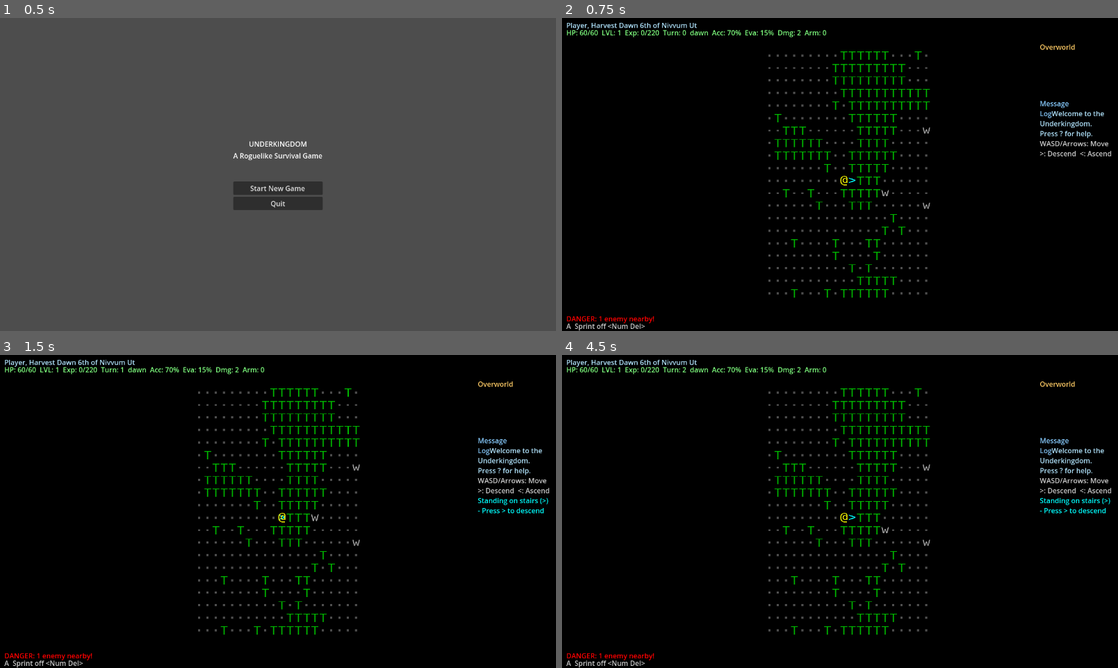
Above: before the commit, frames 1-4 (two rows, left to right).
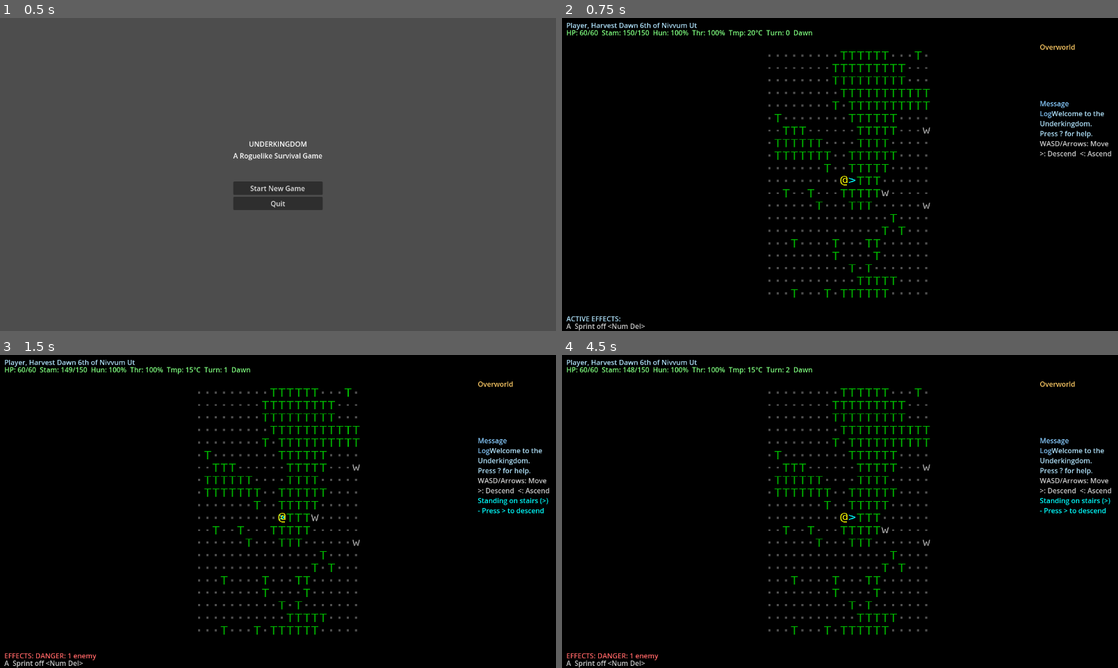
Above: after the commit, the same moments.

Repository: stevenraines/underkingdom-godot-cc
Game: Godot game, scene res://scenes/main.tscn
Same seed, same stepped clock (60 frames per second), same inputs: the game is played once before the commit and once after it.
Inputs:
- Up to frame 1 (0.5 s): no input
- Up to frame 2 (0.75 s): click "Start New Game" at 0.5 s
- Up to frame 3 (1.5 s): tap Enter at 1.25 s; hold Right (ui_right) from 1.28 s (still down); tap R at 1.35 s
- Up to frame 4 (4.5 s): tap Space at 2, 3.5 s; release Right (ui_right) at 2.03 s; hold Down (ui_down) 2.03-2.78 s; tap R every 0.75 s from 2.1 to 4.35 s; tap Enter at 2.75, 4.25 s; hold Right (ui_right) 2.78-3.53 s; hold Up (ui_up) 3.53-4.28 s; hold Left (ui_left) from 4.28 s (still down)

Frame 1 is identical in both runs. In frame 2, 0.7% of the frame differs, in the area x 0-48%, y 3-98%; in frame 3, 0.7%; in frame 4, 0.7%.

Commit message:
Implement Phase 1.9: Survival Systems
- Add SurvivalSystem class with hunger, thirst, temperature, stamina, fatigue
- Hunger drains 1/20 turns, thirst drains 1/15 turns
- Temperature varies by location type (dungeon=12°C, woodland=18°C) and time of day
- Stamina costs: movement=1, attack=3; regenerates when not acting
- Fatigue accumulates slowly and increases when stamina depleted
- Stat modifiers apply penalties at low survival levels
- Health drain at critical hunger/thirst/temperature levels
- Add survival signals to EventBus
- Integrate survival into Entity, Player, TurnManager
- Update HUD with survival stats display (stamina, hunger, thirst, temp)
- Add survival effects display and warning messages
- Create implementation tracking document

Diff:
--- a/autoload/event_bus.gd
+++ b/autoload/event_bus.gd
@@ -24,5 +24,10 @@
 signal combat_message(message: String, color: Color)
 signal player_died()
 
+# Survival signals
+signal survival_stat_changed(stat_name: String, old_value: float, new_value: float)
+signal survival_warning(message: String, severity: String)
+signal stamina_depleted()
+
 func _ready() -> void:
 	print("EventBus initialized")
--- a/autoload/turn_manager.gd
+++ b/autoload/turn_manager.gd
@@ -29,6 +29,9 @@
 	current_turn += 1
 	_update_time_of_day()
 
+	# Process player survival systems
+	_process_player_survival()
+
 	# Process enemy turns
 	EntityManager.process_entity_turns()
 
@@ -36,6 +39,15 @@
 
 	# Reset player turn flag
 	is_player_turn = true
+
+## Process player survival systems each turn
+func _process_player_survival() -> void:
+	if EntityManager.player and EntityManager.player.survival:
+		var effects = EntityManager.player.process_survival_turn(current_turn)
+
+		# Emit warnings if any
+		for warning in effects.get("warnings", []):
+			EventBus.survival_warning.emit(warning, _get_warning_severity(warning))
 
 ## Get current time of day period based on turn number
 func get_time_of_day() -> String:
@@ -62,3 +74,14 @@
 func wait_for_player() -> void:
 	is_player_turn = false
 	await EventBus.turn_advanced
+
+## Get severity level for a warning message
+func _get_warning_severity(warning: String) -> String:
+	if "dying" in warning or "death" in warning or "starving to" in warning:
+		return "critical"
+	elif "starving" in warning or "dehydrated" in warning or "freezing" in warning or "overheating" in warning or "exhausted" in warning:
+		return "severe"
+	elif "very" in warning or "severely" in warning:
+		return "warning"
+	else:
+		return "minor"
--- a/entities/entity.gd
+++ b/entities/entity.gd
@@ -35,6 +35,16 @@
 var base_damage: int = 1  # Unarmed/natural weapon damage
 var armor: int = 0  # Damage reduction
 
+# Stat modifiers from survival/effects (applied on top of base attributes)
+var stat_modifiers: Dictionary = {
+	"STR": 0,
+	"DEX": 0,
+	"CON": 0,
+	"INT": 0,
+	"WIS": 0,
+	"CHA": 0
+}
+
 # Components (composition pattern)
 var components: Dictionary = {}  # component_name -> component instance
 
@@ -68,6 +78,23 @@
 	blocks_movement = false
 	EventBus.entity_died.emit(self)
 
+## Get effective attribute value (base + modifiers)
+func get_effective_attribute(attr_name: String) -> int:
+	var base_value = attributes.get(attr_name, 10)
+	var modifier = stat_modifiers.get(attr_name, 0)
+	return max(1, base_value + modifier)
+
+## Apply stat modifiers (from survival, effects, etc.)
+func apply_stat_modifiers(modifiers: Dictionary) -> void:
+	for stat_name in modifiers:
+		if stat_name in stat_modifiers:
+			stat_modifiers[stat_name] = modifiers[stat_name]
+
+## Clear all stat modifiers
+func clear_stat_modifiers() -> void:
+	for stat_name in stat_modifiers:
+		stat_modifiers[stat_name] = 0
+
 ## Add a component
 func add_component(component_name: String, component: Variant) -> void:
 	components[component_name] = component
--- a/entities/player.gd
+++ b/entities/player.gd
@@ -7,8 +7,10 @@
 
 # Preload combat system to ensure it's available
 const _CombatSystem = preload("res://systems/combat_system.gd")
+const _SurvivalSystem = preload("res://systems/survival_system.gd")
 
 var perception_range: int = 10
+var survival: SurvivalSystem = null
 
 func _init() -> void:
 	super("player", Vector2i(10, 10), "@", Color(1.0, 1.0, 0.0), true)
@@ -25,8 +27,14 @@
 	# Perception range calculated from WIS: Base 5 + (WIS / 2)
 	perception_range = 5 + int(attributes["WIS"] / 2.0)
 
+	# Initialize survival system
+	survival = _SurvivalSystem.new(self)
+
 ## Attempt to attack a target entity
 func attack(target: Entity) -> Dictionary:
+	# Consume stamina for attack
+	if survival and not survival.consume_stamina(survival.STAMINA_COST_ATTACK):
+		return {"hit": false, "no_stamina": true}
 	return _CombatSystem.attempt_attack(self, target)
 
 ## Attempt to move in a direction
@@ -35,12 +43,44 @@
 
 	# Check if new position is walkable
 	if MapManager.current_map and MapManager.current_map.is_walkable(new_pos):
+		# Consume stamina for movement
+		if survival and not survival.consume_stamina(survival.STAMINA_COST_MOVE):
+			return false  # Can't move without stamina
+
 		var old_pos = position
 		position = new_pos
 		EventBus.player_moved.emit(old_pos, new_pos)
 		return true
 
 	return false
+
+## Process survival systems for a turn
+func process_survival_turn(turn_number: int) -> Dictionary:
+	if not survival:
+		return {}
+
+	# Update temperature based on current location and time
+	var map_id = MapManager.current_map.map_id if MapManager.current_map else "overworld"
+	survival.update_temperature(map_id, TurnManager.time_of_day)
+
+	# Process survival effects
+	var effects = survival.process_turn(turn_number)
+
+	# Apply stat modifiers from survival
+	apply_stat_modifiers(survival.get_stat_modifiers())
+
+	# Update perception range based on survival effects
+	var survival_effects = survival._calculate_survival_effects()
+	var base_perception = 5 + int(attributes["WIS"] / 2.0)
+	perception_range = max(2, base_perception + survival_effects.perception_modifier)
+
+	return effects
+
+## Regenerate stamina (called when waiting/not acting)
+func regenerate_stamina() -> void:
+	if survival:
+		var effects = survival._calculate_survival_effects()
+		survival.regenerate_stamina(effects.stamina_regen_modifier)
 
 ## Interact with the tile the player is standing on
 func interact_with_tile() -> void:
--- a/scenes/game.gd
+++ b/scenes/game.gd
@@ -61,6 +61,8 @@
 	EventBus.entity_died.connect(_on_entity_died)
 	EventBus.attack_performed.connect(_on_attack_performed)
 	EventBus.player_died.connect(_on_player_died)
+	EventBus.survival_warning.connect(_on_survival_warning)
+	EventBus.stamina_depleted.connect(_on_stamina_depleted)
 
 	# Update HUD
 	_update_hud()
@@ -148,6 +150,26 @@
 ## Called when turn advances
 func _on_turn_advanced(_turn_number: int) -> void:
 	_update_hud()
+	_update_survival_display()
+
+## Called when a survival warning is triggered
+func _on_survival_warning(message: String, severity: String) -> void:
+	var color: Color
+	match severity:
+		"critical":
+			color = Color.RED
+		"severe":
+			color = Color(1.0, 0.4, 0.2)  # Orange-red
+		"warning":
+			color = Color(1.0, 0.7, 0.2)  # Orange
+		_:
+			color = Color(0.8, 0.8, 0.5)  # Dim yellow
+
+	_add_message(message, color)
+
+## Called when stamina is depleted
+func _on_stamina_depleted() -> void:
+	_add_message("You are out of stamina!", Color(1.0, 0.5, 0.5))
 
 ## Called when any entity moves
 func _on_entity_moved(entity: Entity, old_pos: Vector2i, new_pos: Vector2i) -> void:
@@ -238,57 +260,93 @@
 		@warning_ignore("integer_division")
 		character_info_label.text = "Player, Harvest Dawn %dth of Nivvum Ut" % (TurnManager.current_turn / 1000 + 6)
 
-	# Update status line with all stats
+	# Update status line with health and survival
 	if status_line:
 		# Health with color coding
-		var hp_percent = float(player.current_health) / float(player.max_health)
 		var hp_text = "HP: %d/%d" % [player.current_health, player.max_health]
-
-		var level_text = "LVL: 1"
-		var exp_text = "Exp: 0/220"
 		var turn_text = "Turn: %d" % TurnManager.current_turn
-		var time_text = TurnManager.time_of_day
-
-		# Combat stats
-		var acc_text = "Acc: %d%%" % CombatSystem.get_accuracy(player)
-		var eva_text = "Eva: %d%%" % CombatSystem.get_evasion(player)
-		var dmg_text = "Dmg: %d" % player.base_damage
-		var arm_text = "Arm: %d" % player.armor
-
-		status_line.text = "%s  %s  %s  %s  %s  %s  %s  %s  %s" % [
-			hp_text, level_text, exp_text, turn_text, time_text,
-			acc_text, eva_text, dmg_text, arm_text
-		]
-
-		# Color code based on health
-		var hp_color: Color
-		if hp_percent > 0.75:
-			hp_color = Color(0.5, 1.0, 0.5)  # Green - healthy
-		elif hp_percent > 0.5:
-			hp_color = Color(1.0, 1.0, 0.3)  # Yellow - wounded
-		elif hp_percent > 0.25:
-			hp_color = Color(1.0, 0.6, 0.2)  # Orange - hurt
-		else:
-			hp_color = Color(1.0, 0.3, 0.3)  # Red - critical
-
-		status_line.add_theme_color_override("font_color", hp_color)
+		var time_text = TurnManager.time_of_day.capitalize()
+
+		# Survival stats (if available)
+		var survival_text = ""
+		if player.survival:
+			var s = player.survival
+			var stam_text = "Stam: %d/%d" % [int(s.stamina), int(s.get_max_stamina())]
+			var hunger_text = "Hun: %d%%" % int(s.hunger)
+			var thirst_text = "Thr: %d%%" % int(s.thirst)
+			var temp_text = "Tmp: %d°C" % int(s.temperature)
+			survival_text = "  %s  %s  %s  %s" % [stam_text, hunger_text, thirst_text, temp_text]
+
+		status_line.text = "%s%s  %s  %s" % [hp_text, survival_text, turn_text, time_text]
+
+		# Color code based on most critical state
+		var status_color = _get_status_color()
+		status_line.add_theme_color_override("font_color", status_color)
 
 	# Update location
 	if location_label:
 		var map_name = MapManager.current_map.map_id if MapManager.current_map else "Unknown"
 		location_label.text = map_name.replace("_", " ").capitalize()
 
-	# Update active effects with nearby enemy count
-	if active_effects_label:
-		var nearby_enemies = _count_nearby_enemies()
-		if nearby_enemies > 0:
-			active_effects_label.text = "DANGER: %d enem%s nearby!" % [
-				nearby_enemies, "y" if nearby_enemies == 1 else "ies"
-			]
-			active_effects_label.add_theme_color_override("font_color", Color.RED)
+## Get status line color based on player state
+func _get_status_color() -> Color:
+	if not player:
+		return Color(0.5, 1.0, 0.5)
+
+	var hp_percent = float(player.current_health) / float(player.max_health)
+
+	# Check survival critical states
+	if player.survival:
+		var s = player.survival
+		if s.hunger <= 0 or s.thirst <= 0 or s.temperature < 0 or s.temperature > 40:
+			return Color.RED  # Critical survival
+		if s.hunger <= 25 or s.thirst <= 25:
+			return Color(1.0, 0.4, 0.4)  # Severe survival
+
+	# Health-based colors
+	if hp_percent > 0.75:
+		return Color(0.5, 1.0, 0.5)  # Green - healthy
+	elif hp_percent > 0.5:
+		return Color(1.0, 1.0, 0.3)  # Yellow - wounded
+	elif hp_percent > 0.25:
+		return Color(1.0, 0.6, 0.2)  # Orange - hurt
+	else:
+		return Color(1.0, 0.3, 0.3)  # Red - critical
+
+## Update survival-specific display elements
+func _update_survival_display() -> void:
+	if not player or not player.survival or not active_effects_label:
+		return
+
+	var s = player.survival
+	var effects_list: Array[String] = []
+
+	# Check for survival effects
+	if s.hunger <= 50:
+		effects_list.append(s.get_hunger_state().capitalize())
+	if s.thirst <= 50:
+		effects_list.append(s.get_thirst_state().capitalize())
+	if s.temperature < 15 or s.temperature > 25:
+		effects_list.append(s.get_temperature_state().capitalize())
+	if s.fatigue >= 25:
+		effects_list.append(s.get_fatigue_state().capitalize())
+
+	# Check for nearby enemies
+	var nearby_enemies = _count_nearby_enemies()
+	if nearby_enemies > 0:
+		effects_list.append("DANGER: %d enem%s" % [nearby_enemies, "y" if nearby_enemies == 1 else "ies"])
+
+	# Update display
+	if effects_list.size() > 0:
+		active_effects_label.text = "EFFECTS: " + ", ".join(effects_list)
+		# Color based on severity
+		if s.hunger <= 25 or s.thirst <= 25 or s.temperature < 10 or s.temperature > 30 or nearby_enemies > 0:
+			active_effects_label.add_theme_color_override("font_color", Color(1.0, 0.4, 0.4))
 		else:
-			active_effects_label.text = "ACTIVE EFFECTS: None"
-			active_effects_label.add_theme_color_override("font_color", Color(0.7, 0.9, 1.0))
+			active_effects_label.add_theme_color_override("font_color", Color(1.0, 0.8, 0.4))
+	else:
+		active_effects_label.text = "EFFECTS: None"
+		active_effects_label.add_theme_color_override("font_color", Color(0.7, 0.9, 1.0))
 
 ## Count enemies within aggro range of player
 func _count_nearby_enemies() -> int:
--- /dev/null
+++ b/systems/survival_system.gd
@@ -0,0 +1,390 @@
+class_name SurvivalSystem
+extends RefCounted
+
+## SurvivalSystem - Manages all survival mechanics
+##
+## Tracks hunger, thirst, temperature, stamina, and fatigue.
+## Applies effects based on survival state thresholds.
+
+# Current survival stats
+var hunger: float = 100.0  # 0-100, starts full
+var thirst: float = 100.0  # 0-100, starts full
+var temperature: float = 20.0  # °C, comfortable default
+var stamina: float = 100.0  # Current stamina
+var base_max_stamina: float = 100.0  # Before fatigue reduction
+var fatigue: float = 0.0  # 0-100, starts rested
+
+# Drain rates (turns between 1 point drain)
+const HUNGER_DRAIN_RATE: int = 20
+const THIRST_DRAIN_RATE: int = 15
+const FATIGUE_GAIN_RATE: int = 100  # Turns per 1 fatigue
+
+# Stamina costs
+const STAMINA_COST_MOVE: int = 1
+const STAMINA_COST_ATTACK: int = 3
+const STAMINA_COST_SPRINT: int = 5
+const STAMINA_COST_HEAVY_ATTACK: int = 6
+
+# Temperature thresholds (°C)
+const TEMP_FREEZING: float = 0.0
+const TEMP_COLD: float = 10.0
+const TEMP_COOL: float = 15.0
+const TEMP_WARM: float = 25.0
+const TEMP_HOT: float = 30.0
+const TEMP_HYPERTHERMIA: float = 40.0
+
+# Base temperatures
+const TEMP_WOODLAND_BASE: float = 18.0
+const TEMP_DUNGEON_BASE: float = 12.0
+
+# Time of day temperature modifiers
+const TEMP_MOD_DAWN: float = -3.0
+const TEMP_MOD_DAY: float = 0.0
+const TEMP_MOD_DUSK: float = -2.0
+const TEMP_MOD_NIGHT: float = -8.0
+
+# Track turns for periodic effects
+var _last_hunger_drain_turn: int = 0
+var _last_thirst_drain_turn: int = 0
+var _last_fatigue_turn: int = 0
+var _last_health_drain_turn: int = 0
+
+# Owner reference
+var _owner: Entity = null
+
+func _init(owner: Entity = null) -> void:
+	_owner = owner
+	if owner:
+		# Calculate base max stamina from CON: 50 + CON × 10
+		base_max_stamina = 50.0 + owner.attributes.get("CON", 10) * 10.0
+		stamina = base_max_stamina
+
+## Get effective max stamina (reduced by fatigue)
+func get_max_stamina() -> float:
+	# Fatigue reduces max stamina by fatigue%
+	var fatigue_reduction = base_max_stamina * (fatigue / 100.0)
+	return max(10.0, base_max_stamina - fatigue_reduction)
+
+## Process survival effects for a turn
+func process_turn(turn_number: int) -> Dictionary:
+	var effects: Dictionary = {
+		"hunger_drained": false,
+		"thirst_drained": false,
+		"fatigue_gained": false,
+		"health_damage": 0,
+		"stat_modifiers": {},
+		"warnings": []
+	}
+
+	# Drain hunger
+	if turn_number - _last_hunger_drain_turn >= HUNGER_DRAIN_RATE:
+		hunger = max(0.0, hunger - 1.0)
+		_last_hunger_drain_turn = turn_number
+		effects.hunger_drained = true
+		EventBus.survival_stat_changed.emit("hunger", hunger + 1.0, hunger)
+
+	# Drain thirst (faster than hunger)
+	if turn_number - _last_thirst_drain_turn >= THIRST_DRAIN_RATE:
+		var thirst_drain = 1.0
+		# Hot temperature accelerates thirst drain
+		if temperature > TEMP_HOT:
+			thirst_drain = 2.0
+		thirst = max(0.0, thirst - thirst_drain)
+		_last_thirst_drain_turn = turn_number
+		effects.thirst_drained = true
+		EventBus.survival_stat_changed.emit("thirst", thirst + thirst_drain, thirst)
+
+	# Accumulate fatigue over time
+	if turn_number - _last_fatigue_turn >= FATIGUE_GAIN_RATE:
+		fatigue = min(100.0, fatigue + 1.0)
+		_last_fatigue_turn = turn_number
+		effects.fatigue_gained = true
+		EventBus.survival_stat_changed.emit("fatigue", fatigue - 1.0, fatigue)
+
+	# Calculate and apply survival effects
+	var survival_effects = _calculate_survival_effects()
+	effects.stat_modifiers = survival_effects.stat_modifiers
+
+	# Health drain from critical states
+	var health_drain_interval = survival_effects.health_drain_interval
+	if health_drain_interval > 0:
+		if turn_number - _last_health_drain_turn >= health_drain_interval:
+			effects.health_damage = 1
+			_last_health_drain_turn = turn_number
+			if _owner:
+				_owner.take_damage(1)
+
+	# Generate warnings
+	effects.warnings = _generate_warnings()
+
+	return effects
+
+## Calculate stat modifiers and effects from survival state
+func _calculate_survival_effects() -> Dictionary:
+	var result: Dictionary = {
+		"stat_modifiers": {
+			"STR": 0,
+			"DEX": 0,
+			"CON": 0,
+			"INT": 0,
+			"WIS": 0,
+			"CHA": 0
+		},
+		"stamina_regen_modifier": 1.0,
+		"max_stamina_modifier": 1.0,
+		"perception_modifier": 0,
+		"health_drain_interval": 0  # 0 = no drain
+	}
+
+	# Hunger effects
+	if hunger <= 0:
+		result.stat_modifiers["STR"] -= 3
+		result.stat_modifiers["DEX"] -= 2
+		result.health_drain_interval = _min_positive(result.health_drain_interval, 10)
+	elif hunger <= 25:
+		result.stat_modifiers["STR"] -= 2
+		result.stamina_regen_modifier *= 0.25
+		result.health_drain_interval = _min_positive(result.health_drain_interval, 50)
+	elif hunger <= 50:
+		result.stat_modifiers["STR"] -= 1
+		result.stamina_regen_modifier *= 0.5
+	elif hunger <= 75:
+		result.stamina_regen_modifier *= 0.75
+
+	# Thirst effects (more severe)
+	if thirst <= 0:
+		result.stat_modifiers["STR"] -= 2
+		result.stat_modifiers["DEX"] -= 2
+		result.stat_modifiers["WIS"] -= 3
+		result.max_stamina_modifier *= 0.5
+		result.health_drain_interval = _min_positive(result.health_drain_interval, 5)
+	elif thirst <= 25:
+		result.stat_modifiers["WIS"] -= 2
+		result.max_stamina_modifier *= 0.6
+		result.health_drain_interval = _min_positive(result.health_drain_interval, 25)
+	elif thirst <= 50:
+		result.stat_modifiers["WIS"] -= 1
+		result.max_stamina_modifier *= 0.6
+		result.perception_modifier -= 2
+	elif thirst <= 75:
+		result.max_stamina_modifier *= 0.8
+
+	# Temperature effects
+	if temperature < TEMP_FREEZING:
+		result.stat_modifiers["DEX"] -= 3
+		result.stamina_regen_modifier *= 0.25
+		result.health_drain_interval = _min_positive(result.health_drain_interval, 10)
+	elif temperature < TEMP_COLD:
+		result.stat_modifiers["DEX"] -= 1
+		result.stamina_regen_modifier *= 0.5
+	elif temperature < TEMP_COOL:
+		result.stamina_regen_modifier *= 0.75
+	elif temperature > TEMP_HYPERTHERMIA:
+		result.stat_modifiers["INT"] -= 2
+		result.stat_modifiers["WIS"] -= 2
+		result.health_drain_interval = _min_positive(result.health_drain_interval, 10)
+	elif temperature > TEMP_HOT:
+		result.stat_modifiers["INT"] -= 1
+		# Thirst drain handled in process_turn
+
+	return result
+
+## Helper to get minimum positive value (for health drain intervals)
+func _min_positive(a: int, b: int) -> int:
+	if a <= 0:
+		return b
+	if b <= 0:
+		return a
+	return min(a, b)
+
+## Generate warning messages based on survival state
+func _generate_warnings() -> Array[String]:
+	var warnings: Array[String] = []
+
+	# Hunger warnings
+	if hunger <= 0:
+		warnings.append("You are starving to death!")
+	elif hunger <= 25:
+		warnings.append("You are starving!")
+	elif hunger <= 50:
+		warnings.append("You are very hungry.")
+
+	# Thirst warnings
+	if thirst <= 0:
+		warnings.append("You are dying of thirst!")
+	elif thirst <= 25:
+		warnings.append("You are severely dehydrated!")
+	elif thirst <= 50:
+		warnings.append("You are very thirsty.")
+
+	# Temperature warnings
+	if temperature < TEMP_FREEZING:
+		warnings.append("You are freezing!")
+	elif temperature < TEMP_COLD:
+		warnings.append("You are cold.")
+	elif temperature > TEMP_HYPERTHERMIA:
+		warnings.append("You are overheating!")
+	elif temperature > TEMP_HOT:
+		warnings.append("You are hot.")
+
+	# Fatigue warnings
+	if fatigue >= 90:
+		warnings.append("You are exhausted!")
+	elif fatigue >= 75:
+		warnings.append("You are very tired.")
+	elif fatigue >= 50:
+		warnings.append("You are tired.")
+
+	# Stamina warnings
+	if stamina <= 0:
+		warnings.append("You have no stamina!")
+	elif stamina <= get_max_stamina() * 0.25:
+		warnings.append("You are low on stamina.")
+
+	return warnings
+
+## Consume stamina for an action
+## Returns true if action can proceed, false if not enough stamina
+func consume_stamina(amount: int) -> bool:
+	if stamina < amount:
+		EventBus.stamina_depleted.emit()
+		# Increase fatigue when trying to act without stamina
+		fatigue = min(100.0, fatigue + 2.0)
+		return false
+
+	var old_stamina = stamina
+	stamina = max(0.0, stamina - amount)
+	EventBus.survival_stat_changed.emit("stamina", old_stamina, stamina)
+
+	# If stamina hit 0, increase fatigue
+	if stamina <= 0:
+		fatigue = min(100.0, fatigue + 1.0)
+		EventBus.stamina_depleted.emit()
+
+	return true
+
+## Regenerate stamina (called when not acting)
+func regenerate_stamina(regen_modifier: float = 1.0) -> void:
+	var max_stam = get_max_stamina()
+	if stamina >= max_stam:
+		return
+
+	# Base regen: 1 per turn, modified by survival effects
+	var regen_amount = 1.0 * regen_modifier
+	var old_stamina = stamina
+	stamina = min(max_stam, stamina + regen_amount)
+
+	if stamina != old_stamina:
+		EventBus.survival_stat_changed.emit("stamina", old_stamina, stamina)
+
+## Update temperature based on environment
+func update_temperature(map_id: String, time_of_day: String) -> void:
+	var old_temp = temperature
+
+	# Determine base temperature
+	var base_temp: float
+	if map_id.begins_with("dungeon_"):
+		base_temp = TEMP_DUNGEON_BASE
+	else:
+		base_temp = TEMP_WOODLAND_BASE
+
+	# Apply time of day modifier (only for overworld)
+	var time_modifier: float = 0.0
+	if not map_id.begins_with("dungeon_"):
+		match time_of_day:
+			"dawn":
+				time_modifier = TEMP_MOD_DAWN
+			"day":
+				time_modifier = TEMP_MOD_DAY
+			"dusk":
+				time_modifier = TEMP_MOD_DUSK
+			"night":
+				time_modifier = TEMP_MOD_NIGHT
+
+	temperature = base_temp + time_modifier
+
+	if temperature != old_temp:
+		EventBus.survival_stat_changed.emit("temperature", old_temp, temperature)
+
+## Get current hunger state as string
+func get_hunger_state() -> String:
+	if hunger <= 0:
+		return "starving"
+	elif hunger <= 25:
+		return "famished"
+	elif hunger <= 50:
+		return "hungry"
+	elif hunger <= 75:
+		return "peckish"
+	else:
+		return "satisfied"
+
+## Get current thirst state as string
+func get_thirst_state() -> String:
+	if thirst <= 0:
+		return "dehydrated"
+	elif thirst <= 25:
+		return "parched"
+	elif thirst <= 50:
+		return "thirsty"
+	elif thirst <= 75:
+		return "dry"
+	else:
+		return "hydrated"
+
+## Get current temperature state as string
+func get_temperature_state() -> String:
+	if temperature < TEMP_FREEZING:
+		return "freezing"
+	elif temperature < TEMP_COLD:
+		return "cold"
+	elif temperature < TEMP_COOL:
+		return "cool"
+	elif temperature <= TEMP_WARM:
+		return "comfortable"
+	elif temperature <= TEMP_HOT:
+		return "warm"
+	elif temperature <= TEMP_HYPERTHERMIA:
+		return "hot"
+	else:
+		return "overheating"
+
+## Get current fatigue state as string
+func get_fatigue_state() -> String:
+	if fatigue >= 90:
+		return "exhausted"
+	elif fatigue >= 75:
+		return "very tired"
+	elif fatigue >= 50:
+		return "tired"
+	elif fatigue >= 25:
+		return "slightly tired"
+	else:
+		return "rested"
+
+## Apply food to reduce hunger
+func eat(nutrition: float) -> void:
+	var old_hunger = hunger
+	hunger = min(100.0, hunger + nutrition)
+	EventBus.survival_stat_changed.emit("hunger", old_hunger, hunger)
+
+## Apply water to reduce thirst
+func drink(hydration: float) -> void:
+	var old_thirst = thirst
+	thirst = min(100.0, thirst + hydration)
+	EventBus.survival_stat_changed.emit("thirst", old_thirst, thirst)
+
+## Rest to reduce fatigue (future: sleeping system)
+func rest(rest_amount: float) -> void:
+	var old_fatigue = fatigue
+	fatigue = max(0.0, fatigue - rest_amount)
+	EventBus.survival_stat_changed.emit("fatigue", old_fatigue, fatigue)
+
+## Get all current stat modifiers from survival effects
+func get_stat_modifiers() -> Dictionary:
+	return _calculate_survival_effects().stat_modifiers
+
+## Get effective stat value with survival modifiers
+func get_effective_stat(base_value: int, stat_name: String) -> int:
+	var modifiers = get_stat_modifiers()
+	return max(1, base_value + modifiers.get(stat_name, 0))
Not shown, added: systems/survival_system.gd.uid
Not shown, added: plans/survival-systems-implementation.md
